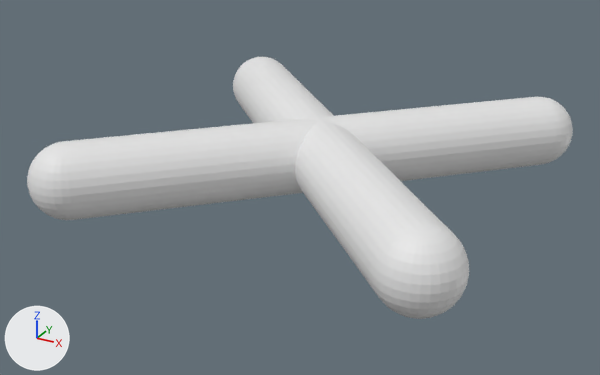
Renders of the glTF model tictactoe_3d/client/assets/x.gltf from each side of a commit.
Rendered twice from a camera (50 mm lens) standing at (1.46, -2.83, 1.24) and looking at (-0.05, -0.09, -0.13). Every picture has the same lights, and +X, +Y and +Z are marked at lower left. Where no turn or scale is listed for an object, it has been applied to the vertices.
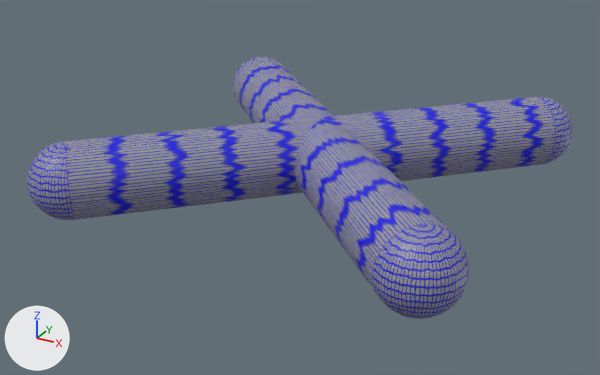
Changed parts and their boxes (x1, y1, x2, y2) in the pictures (600 x 375 px):
'Cylinder', recoloured: (64, 97, 556, 220) in both
'Cylinder.001', recoloured: (234, 57, 453, 294) in both
'Sphere.003', recoloured: (373, 224, 469, 319) in both
'Sphere.001', recoloured: (27, 141, 73, 220) in both
'Sphere', recoloured: (539, 97, 573, 164) in both

The change, as a diff of the scene's bpy script:
```diff
--- a/tictactoe_3d/client/assets/x.gltf.py
+++ b/tictactoe_3d/client/assets/x.gltf.py
@@ img_x @@
+img_x = load_image('x', '_unpacked/x', 4096, 1024, 'sRGB')
@@ mat_bluefunkymetal @@
+mat_bluefunkymetal = principled_material('BlueFunkyMetal')
+mat_bluefunkymetal.texture = img_x
@@ me_cylinder @@
 me_cylinder.from_pydata(...)  # 64 vertices, 64 faces; spans x -0.81..0.81, y -0.81..0.81, z -0.15..0.15
+me_cylinder.materials.append(mat_bluefunkymetal)  # picture img_x
@@ me_sphere_002 @@
 me_sphere_002.from_pydata(...)  # 257 vertices, 480 faces; spans x -0.106..0.15, y -0.106..0.15, z -0.15..0.15
+me_sphere_002.materials.append(mat_bluefunkymetal)  # picture img_x
@@ me_sphere_003 @@
 me_sphere_003.from_pydata(...)  # 257 vertices, 480 faces; spans x -0.15..0.106, y -0.15..0.106, z -0.15..0.15
+me_sphere_003.materials.append(mat_bluefunkymetal)  # picture img_x
@@ me_cylinder_002 @@
 me_cylinder_002.from_pydata(...)  # 64 vertices, 64 faces; spans x -0.81..0.81, y -0.81..0.81, z -0.15..0.15
+me_cylinder_002.materials.append(mat_bluefunkymetal)  # picture img_x
@@ me_sphere_005 @@
 me_sphere_005.from_pydata(...)  # 257 vertices, 480 faces; spans x -0.106..0.15, y -0.15..0.106, z -0.15..0.15
+me_sphere_005.materials.append(mat_bluefunkymetal)  # picture img_x
```
